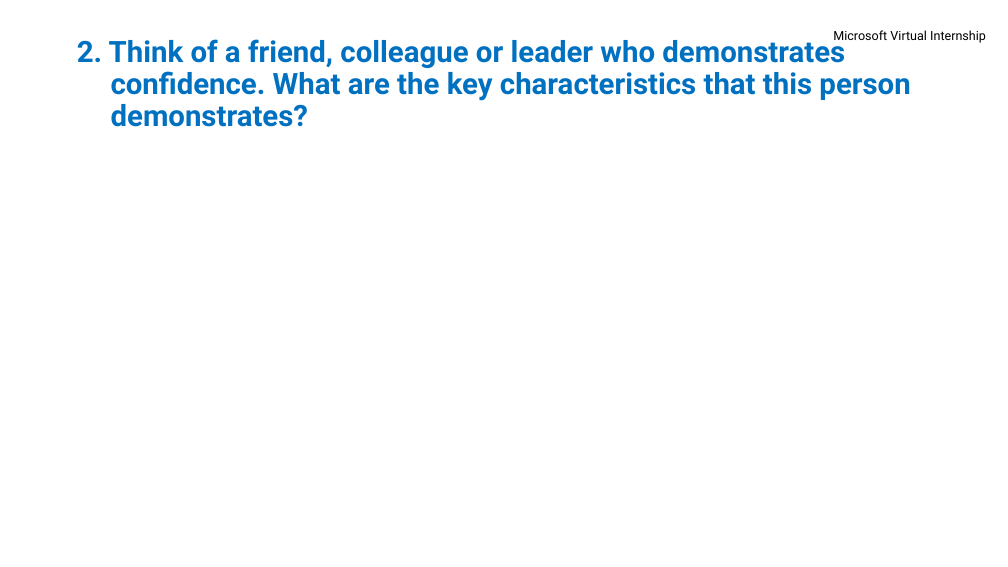
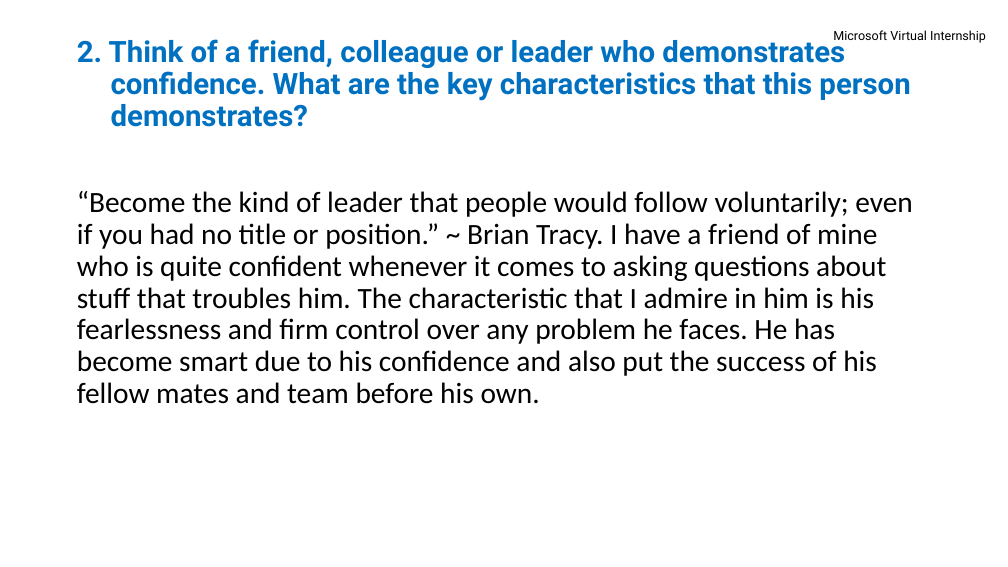
Before and after one commit to amansharma07/Microsoft-Virtual-Internship, a slide deck: slide 3 of ENG Program - Module 4 Task 1 - Aman Sharma.pptx. Drawn at 1008x567 pixels with LibreOffice and Linux fonts; fonts in the diff are those of the drawing. Boxes give left, top, right and bottom in pixels: in the first picture for what was removed or moved away, otherwise in the second. Text is boxed around its words. In the diff, an @@ line names an element or a change of style, - is before the commit and + after.

```diff
--- a/ENG Program - Module 4 Task 1 - Aman Sharma.pptx
+++ b/ENG Program - Module 4 Task 1 - Aman Sharma.pptx
@@ text added at (77, 191, 912, 404), 28 pt, text #000000 @@
+“Become the kind of leader that people would follow voluntarily; even if you had no title or position.” ~ Brian Tracy. I have a friend of mine who is quite confident whenever it comes to asking questions about stuff that troubles him. The characteristic that I admire in him is his fearlessness and firm control over any problem he faces. He has become smart due to his confidence and also put the success of his fellow mates and team before his own.
```
Also in this commit, not shown: 2 other slides changed.
